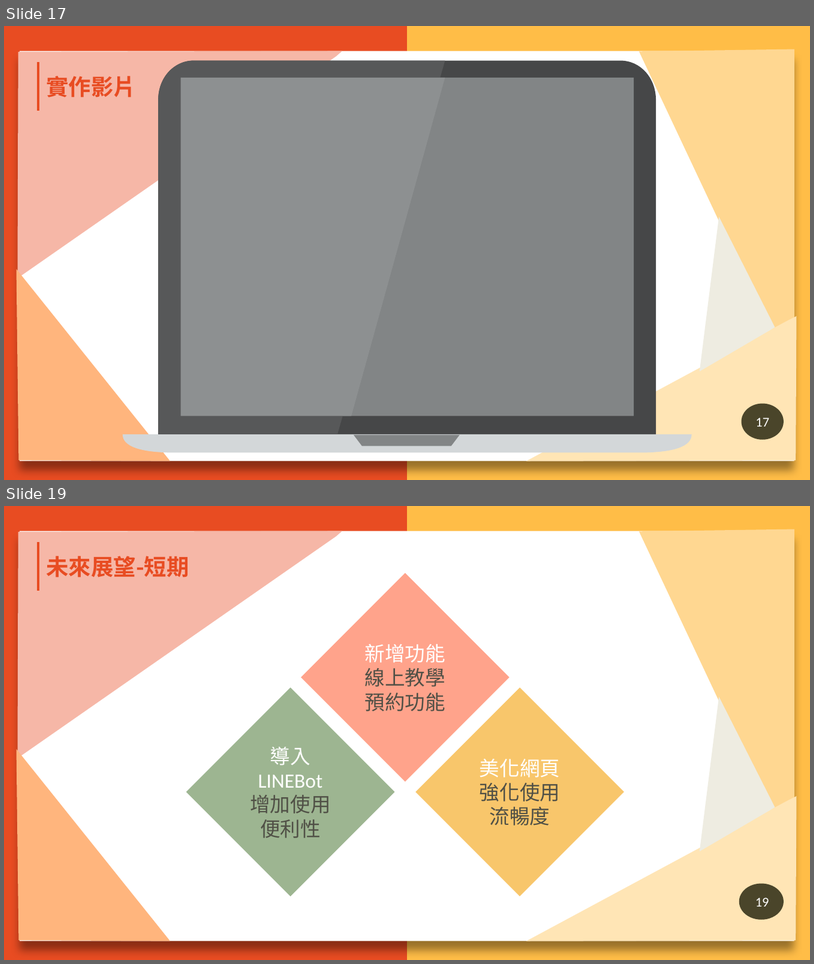
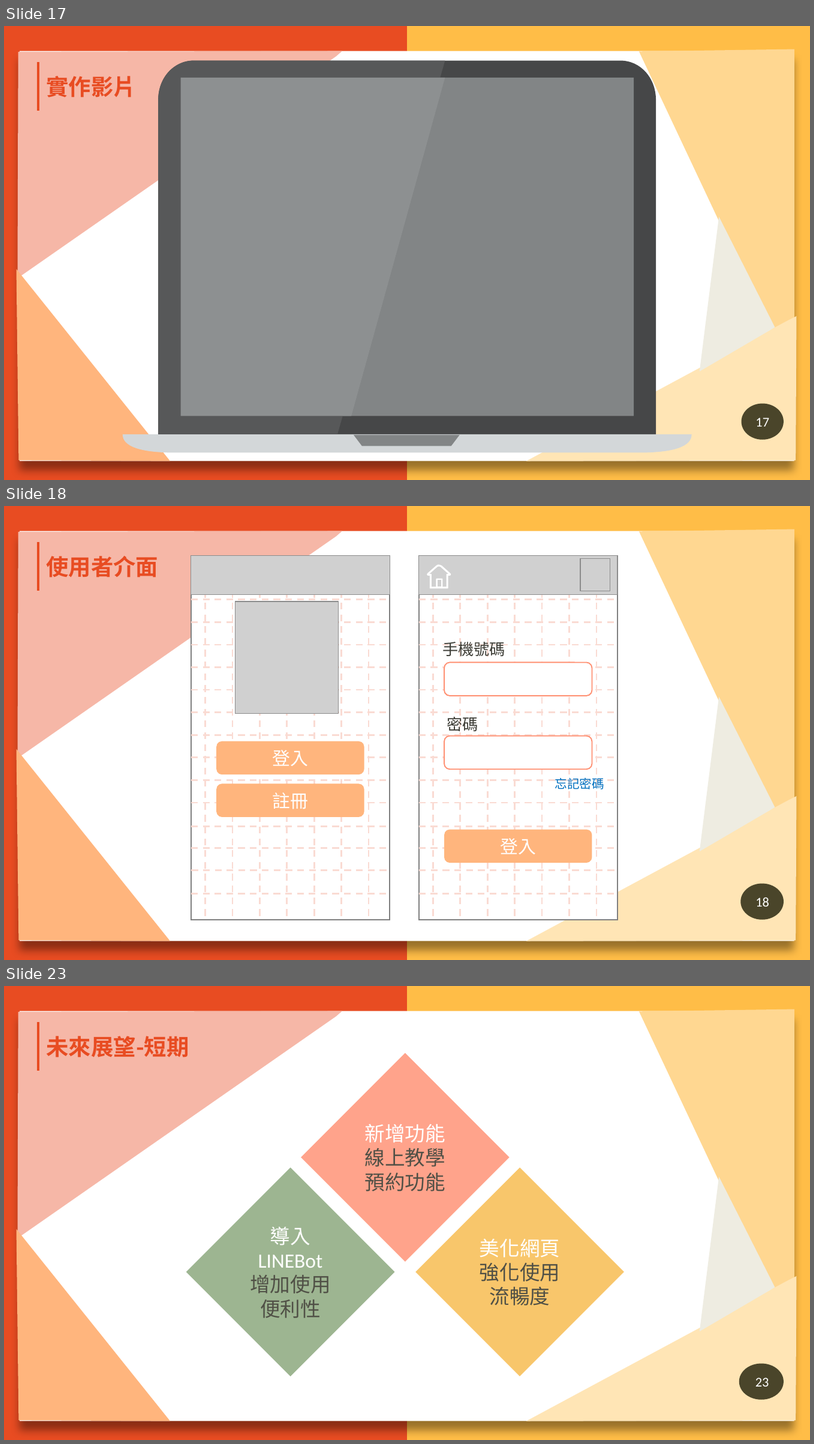
Before and after one commit to N1066442/board-game, a slide deck: 第109408組-AOWU桌遊GO-ppt.pptx. Shown one above the other, each under a label of ours: slides 17 and 19 before the commit, slides 17, 18 and 23 after it; the slides between them are not shown. The pictures are 814x964 and 814x1444 pixels, drawn with LibreOffice and Linux fonts; fonts in the diff are those of the drawing; grey boxes stand for pictures; background and template pictures are left out. Boxes give left, top, right and bottom in pixels: in the first picture for what was removed or moved away, otherwise in the second. Text is boxed around its words. In the diff, an @@ line names an element or a change of style, - is before the commit and + after.

```diff
--- a/第109408組-AOWU桌遊GO-ppt.pptx
+++ b/第109408組-AOWU桌遊GO-ppt.pptx
@@ slide 18 added at (4,506,810,960), background #FFBD47; not listed: 8 template elements that a slide beside it also shows @@
@@ text added at (46,556,158,577), 20 pt, text #E84C22, bold @@
+使用者介面
@@ picture added at (581,558,611,591) @@
@@ freeform shape added at (428,565,452,588), fill #FFFFFF, outline #FFFFFF 0.75 pt @@
@@ freeform shape added at (437,579,443,588), fill #FFFFFF, outline #FFFFFF 0.75 pt @@
@@ text added at (443,639,506,657), 14 pt, text #3C3C34 @@
+手機號碼
@@ text added at (447,714,478,734), 14 pt, text #3C3C34 @@
+密碼
@@ group added at (419,555,618,919): 22 lines, 3 rounded rectangles, 1 rectangle, 1 picture @@
+登入
+登入
+登入
@@ group added at (191,555,390,919): 22 lines, 2 pictures, 2 rounded rectangles, 1 rectangle @@
+登入
+註冊
@@ text added at (555,777,605,792), 11 pt, text #0070C0 @@
+忘記密碼
@@ page number added at (741,883,784,919), fill #4A452A, 12 pt, text #FFFFFF @@
+18
@@ what was slide 19 is now slide 23 @@
@@ page number at (756,1377,770,1386): text changed @@
-19
+23
```
Also in this commit, not shown: 6 slides changed, 7 other slides added, 1 slide removed, 3 other files.
